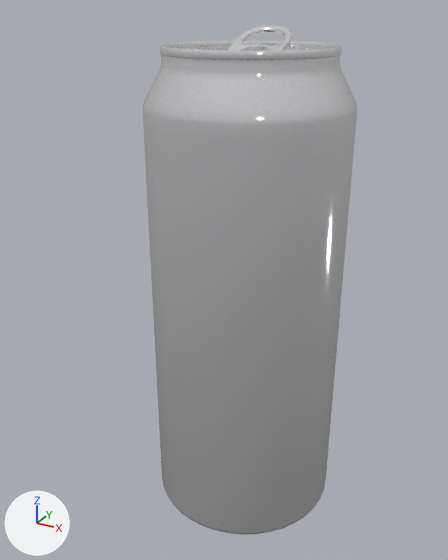
The glTF model scroll2/models/3.0/500can.glb: old version first, new version second.
Before and after are seen from a 50 mm camera at (3.53, -7.05, 3.94) aimed at (-0.36, 0.01, 0.42). Arrows for +X, +Y and +Z are at lower left; the lights stay in place.

Objects in the first picture: 'can'.
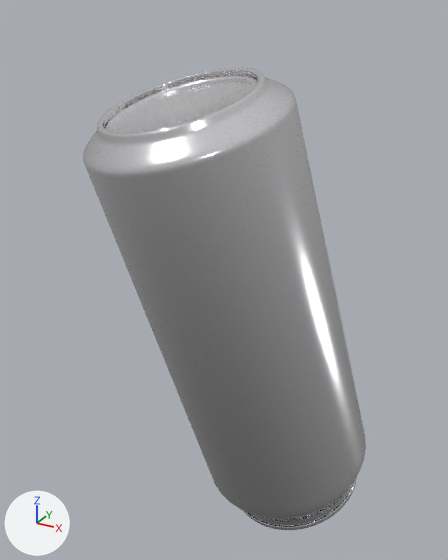
Pixel boxes (x1, y1, x2, y2) of what changed, in the pictures (448 x 560 px):
'can', surface changed, turned
    before: (143, 26, 357, 535)
    after: (83, 67, 366, 530)

The edits, one by one:
In material 'can' (mat_can), roughness goes from 0.0603 to 0.173.
Object 'can' (ob_can) turns from (90, 0, 0) to (-107, 0.1, 149) degrees about x, y and z.
